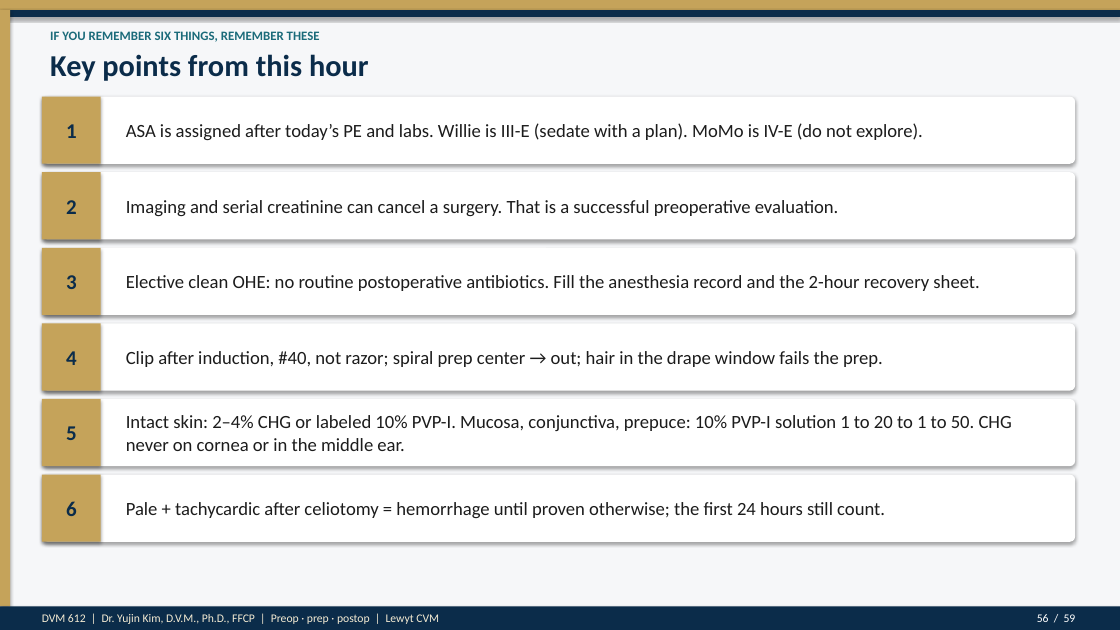
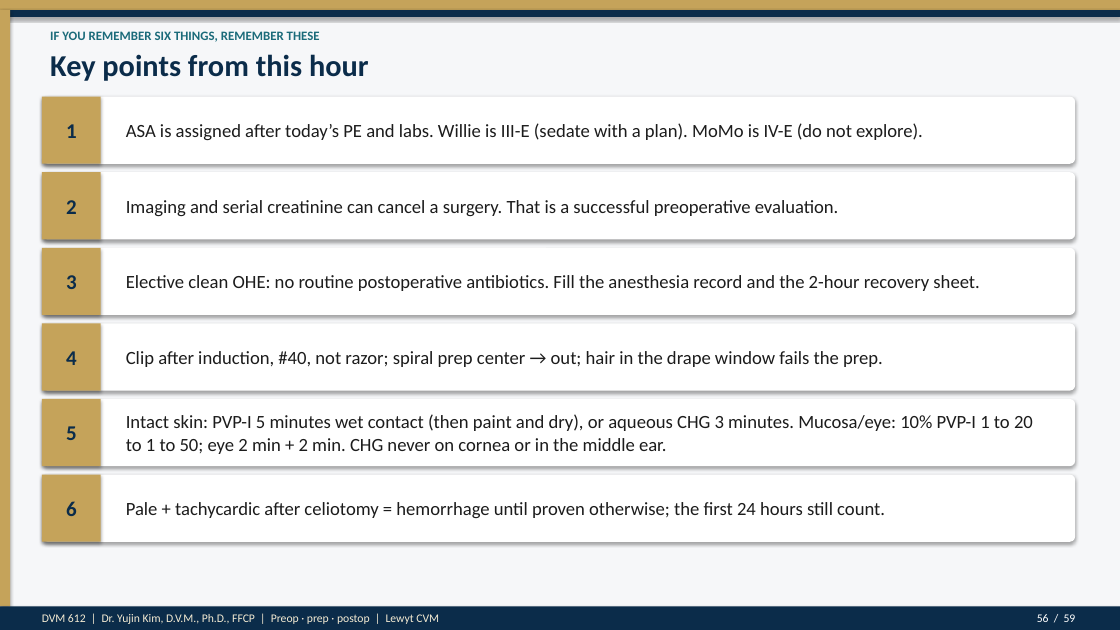
Before and after one commit to drkimvet/happycare, a slide deck: slide 56 of lectures/DVM-612_Week4_Preop_PatientPrep_Postop.pptx. Drawn at 1120x630 pixels with LibreOffice and Linux fonts; fonts in the diff are those of the drawing. Boxes give left, top, right and bottom in pixels: in the first picture for what was removed or moved away, otherwise in the second. Text is boxed around its words. In the diff, an @@ line names an element or a change of style, - is before the commit and + after.

```diff
--- a/lectures/DVM-612_Week4_Preop_PatientPrep_Postop.pptx
+++ b/lectures/DVM-612_Week4_Preop_PatientPrep_Postop.pptx
@@ text at (126,414,1033,454): text changed @@
-Intact skin: 2–4% CHG or labeled 10% PVP-I. Mucosa, conjunctiva, prepuce: 10% PVP-I solution 1 to 20 to 1 to 50. CHG never on cornea or in the middle ear.
+Intact skin: PVP-I 5 minutes wet contact (then paint and dry), or aqueous CHG 3 minutes. Mucosa/eye: 10% PVP-I 1 to 20 to 1 to 50; eye 2 min + 2 min. CHG never on cornea or in the middle ear.
```
Also in this commit, not shown: 10 other slides changed, 2 other files.
